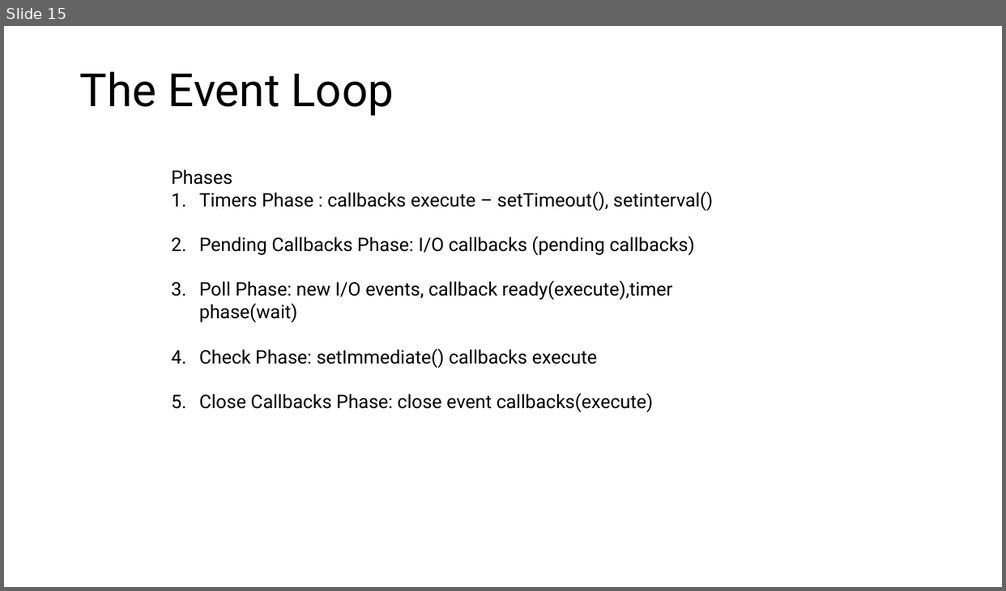
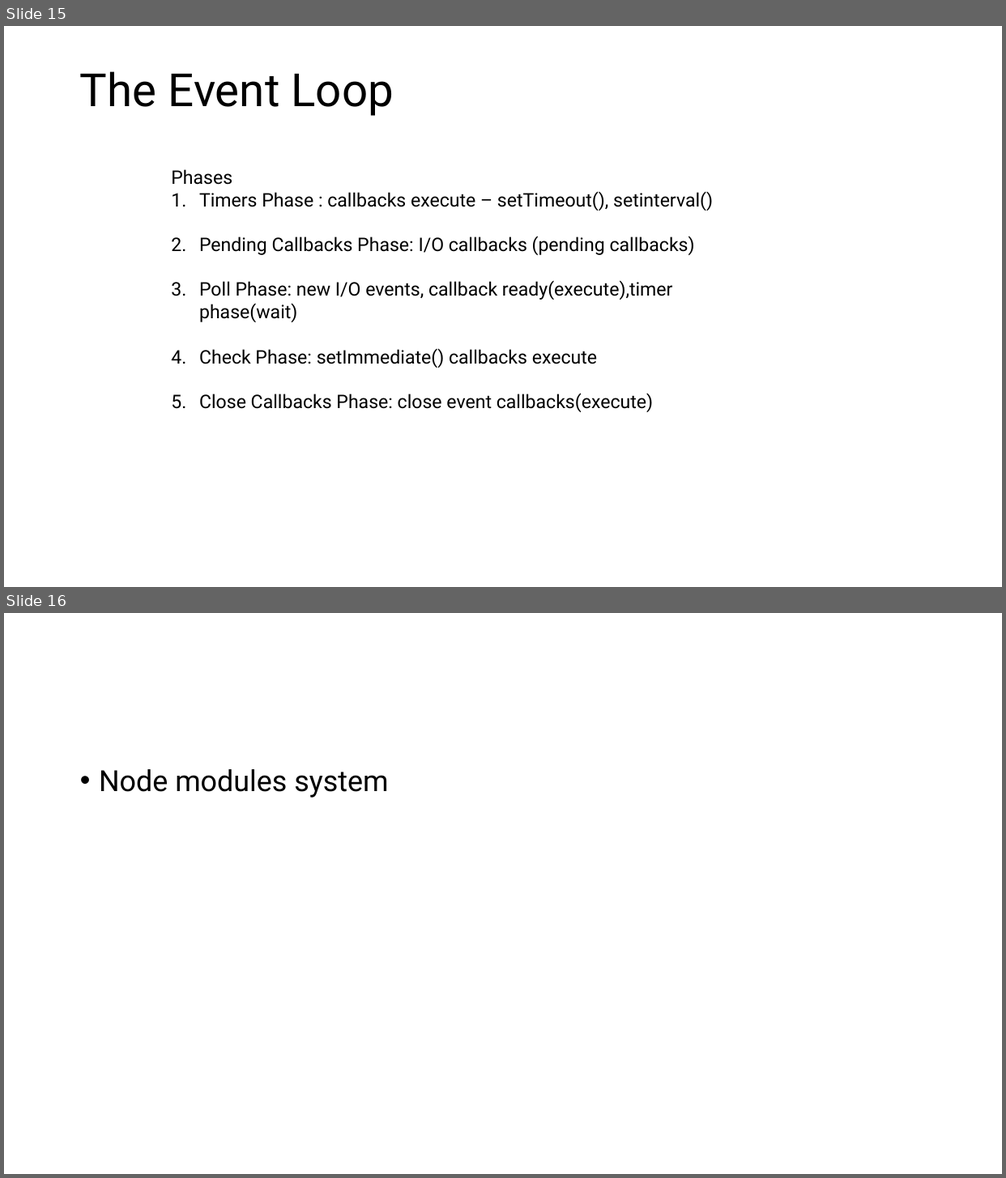
Before and after one commit to PiyushChaturvedii/Batch06, a slide deck: Node/node.pptx. Shown one above the other, each under a label of ours: slide 15 before the commit, slides 15 and 16 after it. The pictures are 1006x591 and 1006x1178 pixels, drawn with LibreOffice and Linux fonts; fonts in the diff are those of the drawing. Boxes give left, top, right and bottom in pixels: in the first picture for what was removed or moved away, otherwise in the second. Text is boxed around its words. In the diff, an @@ line names an element or a change of style, - is before the commit and + after.

```diff
--- a/Node/node.pptx
+++ b/Node/node.pptx
@@ slide 16 added at box(4, 613, 1002, 1174), background #FFFFFF @@
@@ text added at box(99, 769, 388, 798), 28 pt, text #000000 @@
+• Node modules system
```
Also in this commit, not shown: 2 other slides added, 10 other files.
